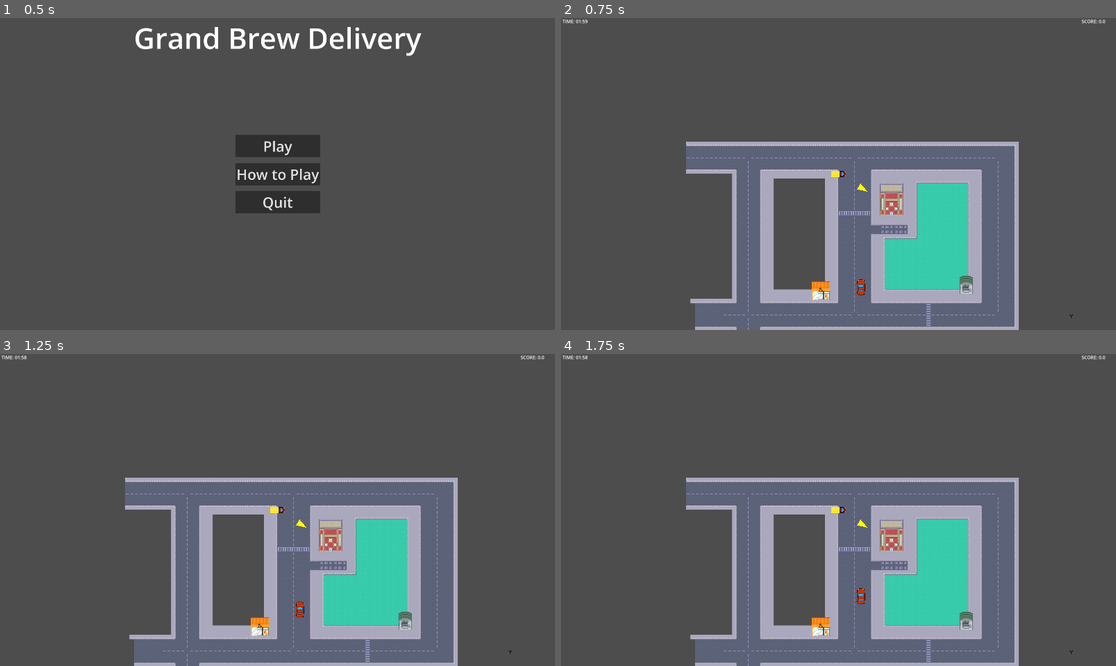
Above: before the commit, frames 1-4 (two rows, left to right).
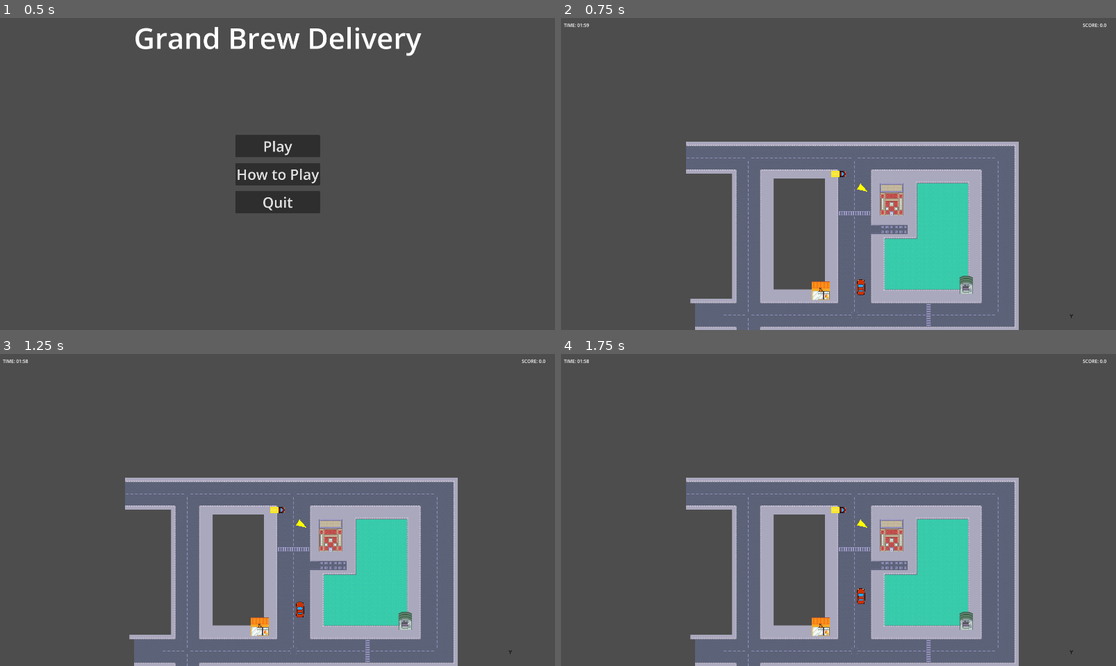
Above: after the commit, the same moments.

Repository: BastianTnd/grand-brew-delivery
Game: Godot game, scene res://Game/MainMenu/main_menu.tscn
Same seed, same stepped clock (60 frames per second), same inputs: the game is played once before the commit and once after it.
Inputs:
- Up to frame 1 (0.5 s): no input
- Up to frame 2 (0.75 s): click "Play" at 0.5 s
- Up to frame 3 (1.25 s): no input
- Up to frame 4 (1.75 s): tap Enter at 1.25 s; hold Right (ui_right) from 1.28 s (still down)

Frame 1 is identical in both runs. In frame 2, 0.1% of the frame differs, in the area x 0-99%, y 0-3%; in frame 3, 0.1%; in frame 4, 0.1%.

Commit message:
HUD: - gave the labels to margin container for more better place control

Diff:
--- a/godot_project/Game/HUD/hud.gd
+++ b/godot_project/Game/HUD/hud.gd
@@ -1,7 +1,7 @@
 extends CanvasLayer
 
-@onready var time_label = $TimeLabel
-@onready var score_label = $ScoreLabel
+@onready var time_label = $MarginContainerTime/TimeLabel
+@onready var score_label = $MarginContainerScore/ScoreLabel
 
 func _process(_delta):
 	if ScoreManager:
--- a/godot_project/Game/HUD/hud.tscn
+++ b/godot_project/Game/HUD/hud.tscn
@@ -5,14 +5,26 @@
 [node name="HUD" type="CanvasLayer" unique_id=2140511235]
 script = ExtResource("1_cinpd")
 
-[node name="TimeLabel" type="Label" parent="." unique_id=1118626193]
-offset_left = 5.0
-offset_right = 218.0
-offset_bottom = 120.0
+[node name="MarginContainerTime" type="MarginContainer" parent="." unique_id=1578489979]
+offset_right = 106.0
+offset_bottom = 40.0
+theme_override_constants/margin_left = 10
+theme_override_constants/margin_top = 10
+
+[node name="TimeLabel" type="Label" parent="MarginContainerTime" unique_id=1118626193]
+layout_mode = 2
 text = "TIME 00:00:00"
 
-[node name="ScoreLabel" type="Label" parent="." unique_id=390803879]
-offset_left = 1801.0
-offset_right = 2027.0
-offset_bottom = 137.0
+[node name="MarginContainerScore" type="MarginContainer" parent="." unique_id=926505323]
+anchors_preset = 1
+anchor_left = 1.0
+anchor_right = 1.0
+offset_left = -115.0
+offset_bottom = 40.0
+grow_horizontal = 0
+theme_override_constants/margin_top = 10
+theme_override_constants/margin_right = 10
+
+[node name="ScoreLabel" type="Label" parent="MarginContainerScore" unique_id=390803879]
+layout_mode = 2
 text = "SCORE: 123456"
